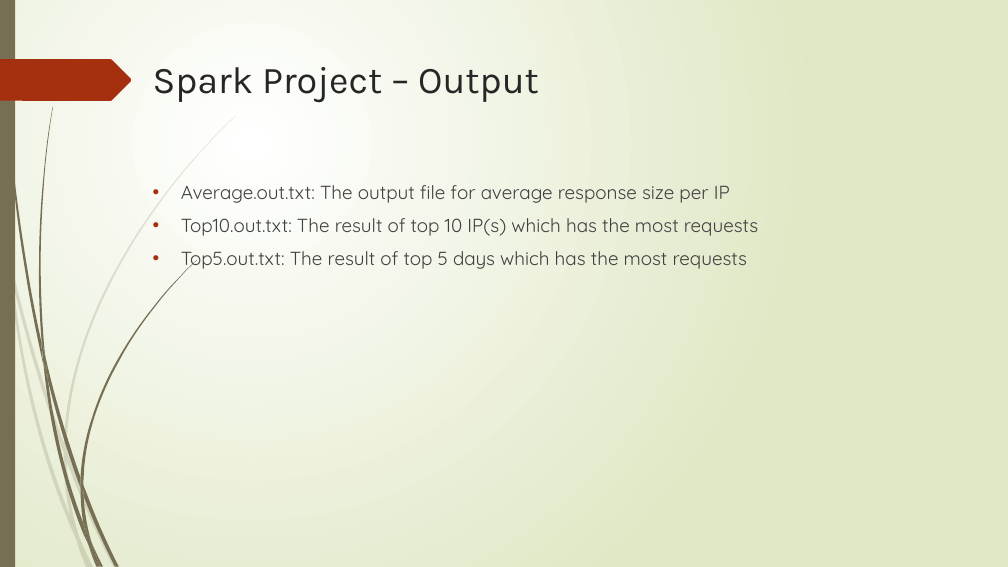
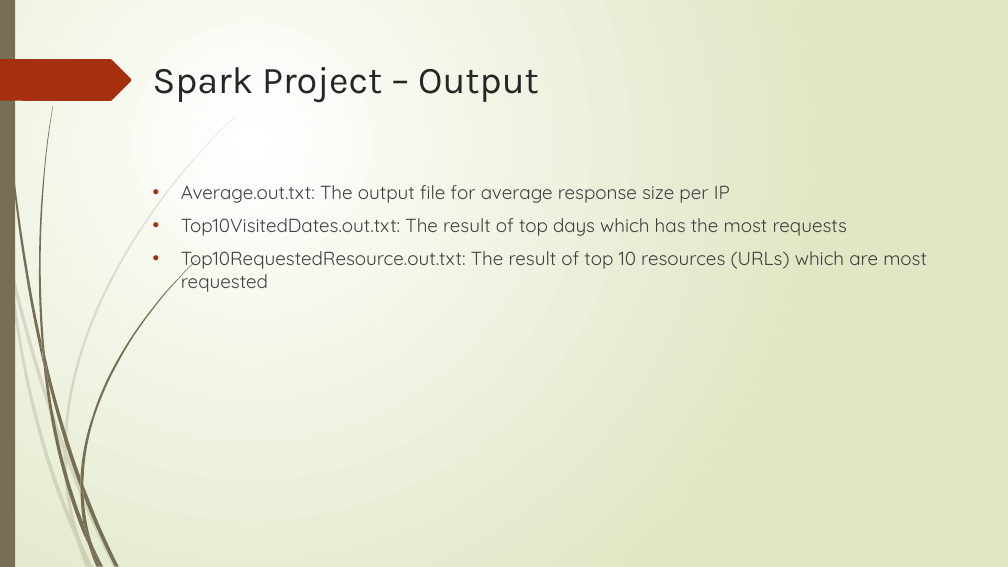
Before and after one commit to hoangtuong/cs522-bigdata, a slide deck: slide 28 of project2/report/Presentation_BigData.pptx. Drawn at 1008x567 pixels with LibreOffice and Linux fonts; fonts in the diff are those of the drawing. Boxes give left, top, right and bottom in pixels: in the first picture for what was removed or moved away, otherwise in the second. Text is boxed around its words. In the diff, an @@ line names an element or a change of style, - is before the commit and + after.

```diff
--- a/project2/report/Presentation_BigData.pptx
+++ b/project2/report/Presentation_BigData.pptx
@@ text at <box>181,218,927,292</box>: text changed @@
-• Top10.out.txt: The result of top 10 IP(s) which has the most requests
-• Top5.out.txt: The result of top 5 days which has the most requests
+• Top10VisitedDates.out.txt: The result of top days which has the most requests
+• Top10RequestedResource.out.txt: The result of top 10 resources (URLs) which are most requested
```
Also in this commit, not shown: 1 other slide changed, 1 other file.
